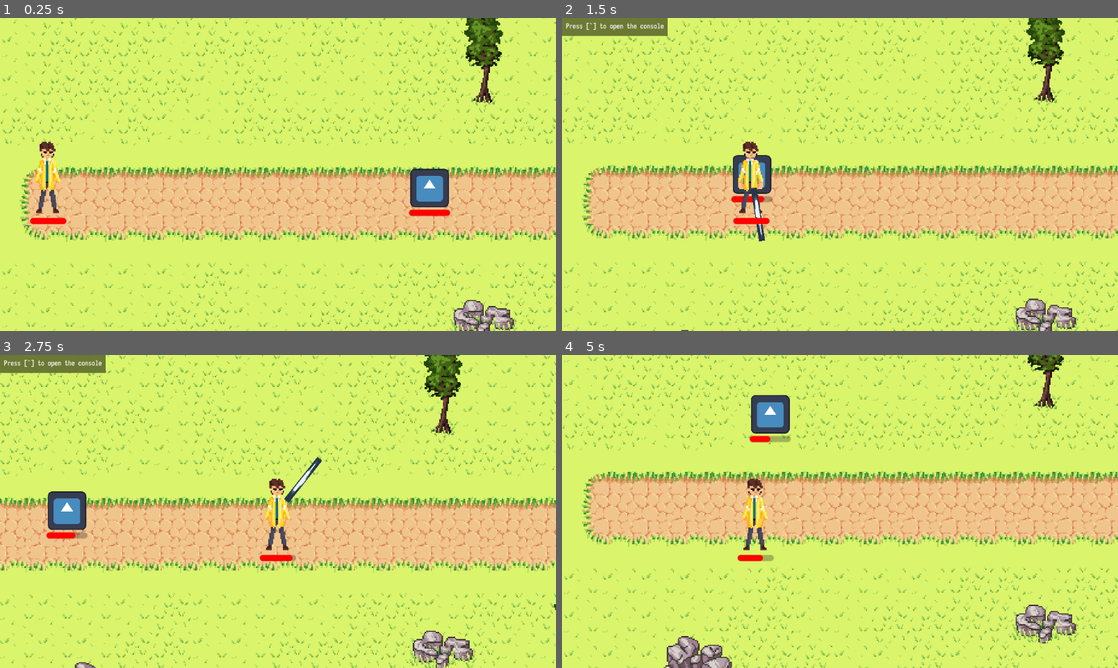
Above: before the commit, frames 1-4 (two rows, left to right).
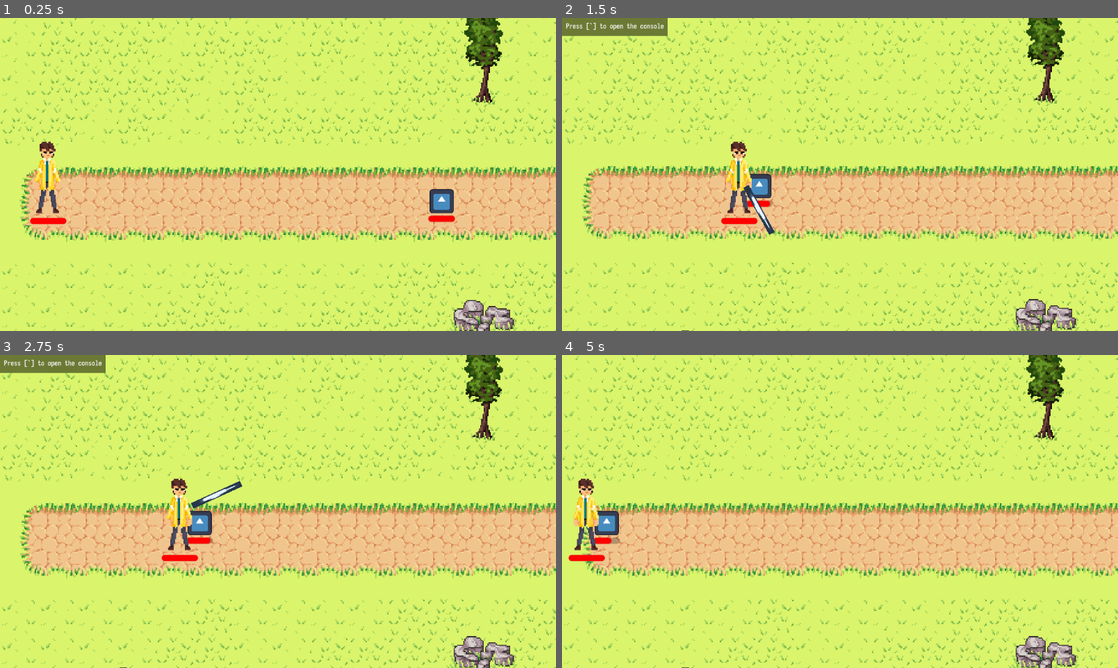
Above: after the commit, the same moments.

Repository: Kiwi-the-Cat/Untitled-Roguelike
Game: Godot game, scene res://levels/LevelThree.tscn
Two runs of this game, one before a commit and one after it. Both use one fixed random seed, a clock stepped at 60 frames per second and the inputs below. This scene is started directly instead of the project's main scene. The engine's default icon, where the game draws it, is replaced by a stand-in: a white triangle on a blue panel in a dark square.
Inputs (mouse positions are in pixels of both pictures, inside the frame that each line leads up to):
- Up to frame 1 (0.25 s): no input
- Up to frame 2 (1.5 s): move the mouse to (962, 158) at 0.52 s; press the mouse at (962, 158) at 0.53 s; hold D (right) 0.53-1.25 s; release the mouse at (962, 158) at 1.25 s; drag from (728, 190) to (812, 237) at 1.27 s
- Up to frame 3 (2.75 s): move the mouse to (333, 442) at 2.02 s; press the mouse at (333, 442) at 2.03 s; hold D (right) from 2.03 s (still down)
- Up to frame 4 (5 s): release D (right) at 2.75 s; release the mouse at (895, 442) at 2.75 s; drag from (812, 574) to (867, 480) at 2.77 s; move the mouse to (1006, 558) at 3.52 s; press the mouse at (1006, 558) at 3.53 s; hold A (left) 3.53-4.25 s; release the mouse at (1006, 558) at 4.25 s; drag from (673, 464) to (756, 433) at 4.27 s

The runs differ from the first frame. In frame 1, 1.2% of the frame differs, in the area x 73-82%, y 48-66%; in frame 2, 6.6%; in frame 3, 26%; in frame 4, 38%, in the area x 0-100%, y 0-100%.

Commit message:
Updated NavMesh baking
Updated enemy hitbox to circle, works better

Diff:
--- a/enemies/enemy.gd
+++ b/enemies/enemy.gd
@@ -21,7 +21,7 @@
 	$HealthBar.value = health
 
 func move():
-	target = player.position
+	target = Vector2(player.position.x, player.position.y + 10)
 	navAgent.set_target_position(target)
 
 	currentPos = global_transform.origin
--- a/enemies/enemy.tscn
+++ b/enemies/enemy.tscn
@@ -3,11 +3,10 @@
 [ext_resource type="Script" path="res://enemies/enemy.gd" id="1_yxqfl"]
 [ext_resource type="Texture2D" uid="uid://bjy37sh85ccg5" path="res://icon.svg" id="2_ckfc4"]
 
-[sub_resource type="RectangleShape2D" id="RectangleShape2D_0f62o"]
-size = Vector2(34, 34)
+[sub_resource type="CircleShape2D" id="CircleShape2D_ebovi"]
+radius = 14.0
 
 [sub_resource type="RectangleShape2D" id="RectangleShape2D_tqq16"]
-size = Vector2(32, 32)
 
 [sub_resource type="StyleBoxFlat" id="StyleBoxFlat_mi0fh"]
 bg_color = Color(1, 0, 0, 1)
@@ -26,23 +25,23 @@
 collision_mask = 2
 
 [node name="EnemyAttack" type="CollisionShape2D" parent="EnemyArea"]
-shape = SubResource("RectangleShape2D_0f62o")
+shape = SubResource("CircleShape2D_ebovi")
 
 [node name="AttackTimer" type="Timer" parent="EnemyArea"]
 
 [node name="EnemyCollision" type="CollisionShape2D" parent="."]
-visible = false
 shape = SubResource("RectangleShape2D_tqq16")
 
 [node name="Sprite2D" type="Sprite2D" parent="."]
-scale = Vector2(0.25, 0.25)
+position = Vector2(-2.98023e-08, -2.98023e-08)
+scale = Vector2(0.15625, 0.15625)
 texture = ExtResource("2_ckfc4")
 
 [node name="HealthBar" type="ProgressBar" parent="."]
-offset_left = -17.0
-offset_top = 18.0
-offset_right = 17.0
-offset_bottom = 23.0
+offset_left = -11.0
+offset_top = 12.0
+offset_right = 11.0
+offset_bottom = 17.0
 theme_override_styles/fill = SubResource("StyleBoxFlat_mi0fh")
 max_value = 20.0
 step = 1.0
--- a/levels/LevelThree.tscn
+++ b/levels/LevelThree.tscn
@@ -6,9 +6,9 @@
 [ext_resource type="PackedScene" uid="uid://cd8bdomu8khkc" path="res://enemies/enemy.tscn" id="4_2msrt"]
 
 [sub_resource type="NavigationPolygon" id="NavigationPolygon_xrxh5"]
-vertices = PackedVector2Array(245, 158, -407, 158, -407, -174, 245, -174)
-polygons = Array[PackedInt32Array]([PackedInt32Array(0, 1, 2, 3)])
-outlines = Array[PackedVector2Array]([PackedVector2Array(-417, -184, 255, -184, 255, 168, -417, 168)])
+vertices = PackedVector2Array(153, 162, 253, 166, -415, 166, 69, 162, -263, 162, -347, 162, 25, 122, -59, 122, 69, 22, 25, 54, -263, 86, -59, 54, -415, -182, -347, 86, -43, -182, -43, -78, 9, -78, 253, -182, 153, 22, 9, -182)
+polygons = Array[PackedInt32Array]([PackedInt32Array(0, 1, 2, 3), PackedInt32Array(4, 3, 2), PackedInt32Array(5, 4, 2), PackedInt32Array(6, 3, 4, 7), PackedInt32Array(8, 3, 6, 9), PackedInt32Array(7, 4, 10, 11), PackedInt32Array(5, 2, 12, 13), PackedInt32Array(10, 13, 12, 14, 15, 11), PackedInt32Array(9, 11, 15, 16, 8), PackedInt32Array(17, 1, 0, 18), PackedInt32Array(16, 19, 17, 18, 8)])
+outlines = Array[PackedVector2Array]([PackedVector2Array(-425, -192, 263, -192, 263, 176, -425, 176), PackedVector2Array(-337, 96, -337, 152, -273, 152, -273, 96), PackedVector2Array(-49, 64, -49, 112, 15, 112, 15, 64), PackedVector2Array(79, 32, 79, 152, 143, 152, 143, 32), PackedVector2Array(-33, -184, -33, -88, -1, -88, -1, -184)])
 source_geometry_group_name = &"navigation_polygon_source_group"
 
 [sub_resource type="TileSetAtlasSource" id="TileSetAtlasSource_0itru"]
@@ -164,7 +164,7 @@
 layer_1/tile_data = PackedInt32Array(589827, 1, 1, 524304, 262145, 0, 65548, 131073, 1, 524300, 1, 0, 786431, 1, 4, 720 …(924 unchanged characters)…
 
 [node name="Enemy" parent="." instance=ExtResource("4_2msrt")]
-position = Vector2(406, 165)
+position = Vector2(416, 176)
 
 [node name="NavigationAgent2D" type="NavigationAgent2D" parent="Enemy"]
 
